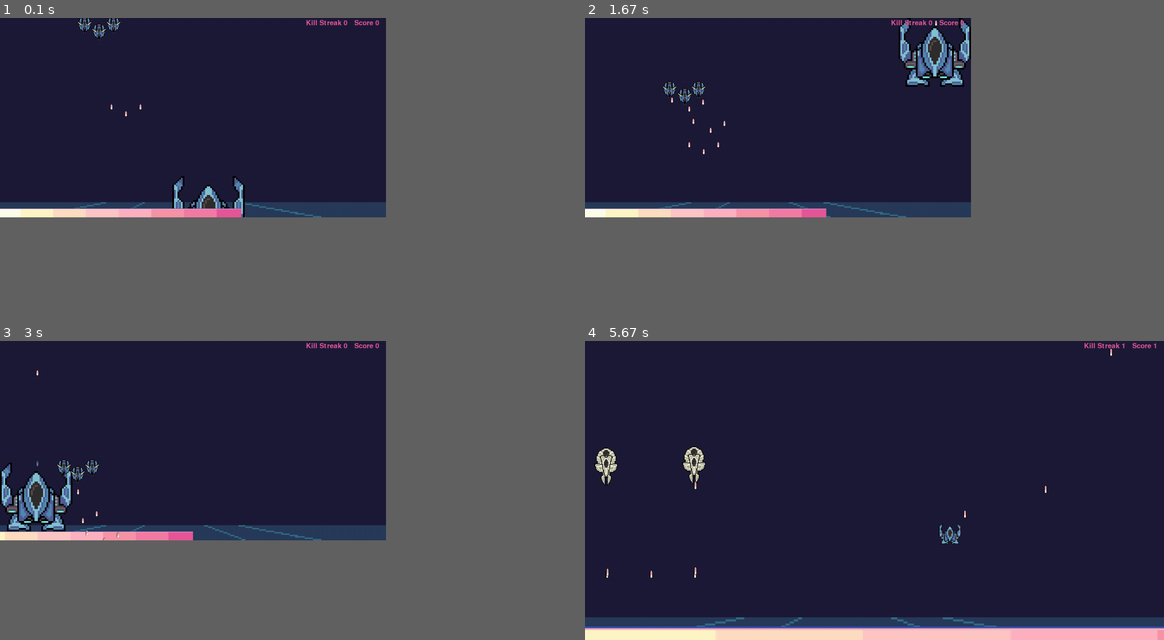
Above: before the commit, frames 1-4 (two rows, left to right).
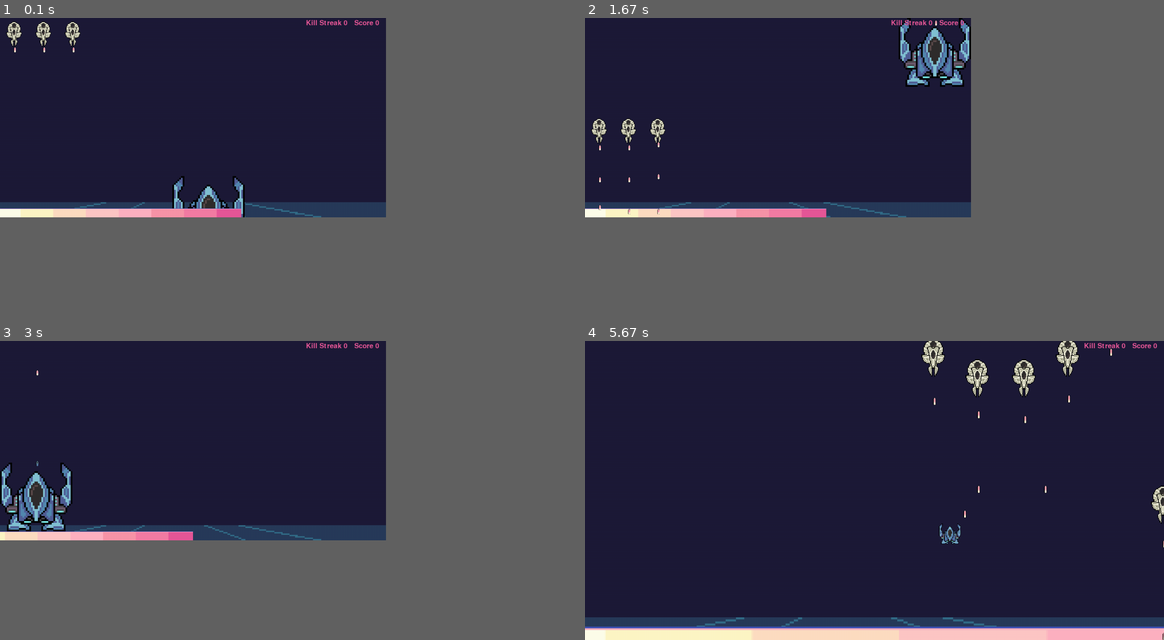
Above: after the commit, the same moments.

Repository: RafaBessa/Shadow_Light_bh_pygame
Game: pygame game, started from Game.py
The game is run twice, just before and just after one commit, with the same random seed, the same clock (stepped at 60 frames per second) and the same inputs.
Inputs:
- Up to frame 1 (0.1 s): no input
- Up to frame 2 (1.67 s): hold D 0.33-0.8 s; hold W 0.83-1.13 s; tap Space at 0.9, 1.23, 1.53 s; hold D 1.17-1.63 s
- Up to frame 3 (3 s): hold A 1.67-2.2 s; tap Space at 1.73, 2.03, 2.3, 2.97 s; hold S 2.23-2.53 s; tap E at 2.57 s; hold A from 2.9 s (still down)
- Up to frame 4 (5.67 s): tap Space at 3.27, 3.4, 3.8, 4.1, 4.47, 5.2, 5.5 s; release A at 3.3 s; hold W 3.33-3.7 s; tap E at 3.48 s; hold D 3.73-4.37 s; hold S 4.4-4.77 s; tap - at 4.8 s; hold A 5.13-5.6 s; hold D from 5.63 s (still down)

The runs differ from the first frame. In frame 1, 0.6% of the frame differs, in the area x 1-25%, y 0-33%; in frame 2, 0.7%; in frame 3, 0.2%; in frame 4, 2.3%, in the area x 0-100%, y 0-100%.

Commit message:
Bonificacao por acerto

Diff:
--- a/Game.py
+++ b/Game.py
@@ -76,7 +76,7 @@
 
     # Player
     player_fire_key = "red bullet"
-    player_bullet_speed = -10
+    player_bullet_speed = -10.0
     player_speed = 12
     player = Player("ship1", [500, 460], game_screen.shape, player_speed, IMG_ASSETS,
                     player_fire_key, player_bullet_speed)
@@ -87,10 +87,10 @@
     # Enemies
     inimigos = Inimigos()
     # inimigos.criar("roundguy", (400, 0), game_screen.shape, 0.5, 1, IMG_ASSETS)
-    inimigos.criarSwarm(
-        inimigos.EnumFormations.V, 3, "roundguy", [250, 0], 20, game_screen.shape,
-        2, 0.1, IMG_ASSETS, SCALE_ASSETS, bullettype = ColorEnum.Light , mov_strategy=mm.Mov_ZigZag()
-    )
+    # inimigos.criarSwarm(
+    #     inimigos.EnumFormations.V, 3, "roundguy", [250, 0], 20, game_screen.shape,
+    #     2, 0.1, IMG_ASSETS, SCALE_ASSETS, bullettype = ColorEnum.Light , mov_strategy=mm.Mov_ZigZag()
+    # )
 
     # Bullets
     player_bullets = Bullets([], IMG_ASSETS)
--- a/GameMaster.py
+++ b/GameMaster.py
@@ -2,7 +2,7 @@
 import MovimentoMob as mm
 import random
 from ColorEnum import ColorEnum
-
+import numpy as np
 class GameMaster:
     def __init__(self, IMG_ASSETS, SCALE_ASSETS):
         self.lvl = 0
@@ -10,7 +10,8 @@
         self.quant = [2]
         self.Bkeys = ["roundguy", "zag"]
         self.Wkeys = ["white"]
-        self.cooldowns = [0.1,0.2,0.3,0.4,0.5]
+        #self.cooldowns = [0.2,0.25,0.3,0.35,0.4,0.45,0.5,0.55,0.]
+        self.cooldowns = np.arange(0.2,0.8,0.05)
         self.colors = [ColorEnum.Light,ColorEnum.Shadow]
         self.ASSETS = IMG_ASSETS
         self.SCALE = SCALE_ASSETS
--- a/InimigosController.py
+++ b/InimigosController.py
@@ -61,10 +61,11 @@
         scaleDim = (round(img_dim[0] * scale), round(img_dim[1] * scale))
         if type == self.EnumFormations.LINE:
             x, y = startcoordinates
+
             for i in range(0, quant):
                 cord.append([x, y])
                 x += space + scaleDim[0]
-                if (x + scaleDim[0]) >= screen_dim[0]:
+                if (x + scaleDim[0]) >= screen_dim[0]  :
                     break
 
         if type == self.EnumFormations.V:
--- a/MovimentoMob.py
+++ b/MovimentoMob.py
@@ -31,4 +31,6 @@
         else:
             self.direct = not self.direct
 
+        if(coordinates[0] < 0):
+            coordinates[0] = 0
         return coordinates, speed, acceleration
--- a/Player.py
+++ b/Player.py
@@ -27,11 +27,12 @@
 
         self._speed = speed  # in widths per second
         self.speed = speed * self.img.get_width()
-
         self.bullet_type = [bullet_key]
+        self._startbullet_speed = [bullet_speed]
         self.bullet_speed = [bullet_speed]
 
         self.cooldown = .1
+        self._startcooldown = .1
         self.timer = self.cooldown + 1
         self.score = 0
         self.killStreak = 0
@@ -68,6 +69,9 @@
             self.health -= dmg
             self.healthbar.hit(dmg)
             self.killStreak = 0
+            self.cooldown = self._startcooldown
+            self.speed = self._speed * self.img.get_width()
+            self.bullet_speed[0] = self._startbullet_speed[0]
 
     def resize(self, window):
         super().resize(window)
@@ -132,6 +136,7 @@
             self.timer = time()
 
     def scoreUpdate(self, DeathCount, PassingCount):
+        print(str(self.speed))
         now = time()
         if now - self.score_time > 5:
             self.killStreak = 0
@@ -141,7 +146,12 @@
         _streakValue = 10
         # if PassingCount > 0:
         #     self.killStreak = 0
-
+        if DeathCount>=1:
+       #     print(str(self.bullet_speed) + " , " +  str(self.cooldown))
+            self.bullet_speed[0] *= 1.10
+            self.cooldown *= 1.15
+            self.speed *= 1.06
+            #print(str(self.speed))
         upgradetype = math.floor(self.killStreak / _streakValue)
         if upgradetype >= len(self._ShootType):
             upgradetype = len(self._ShootType) - 1
